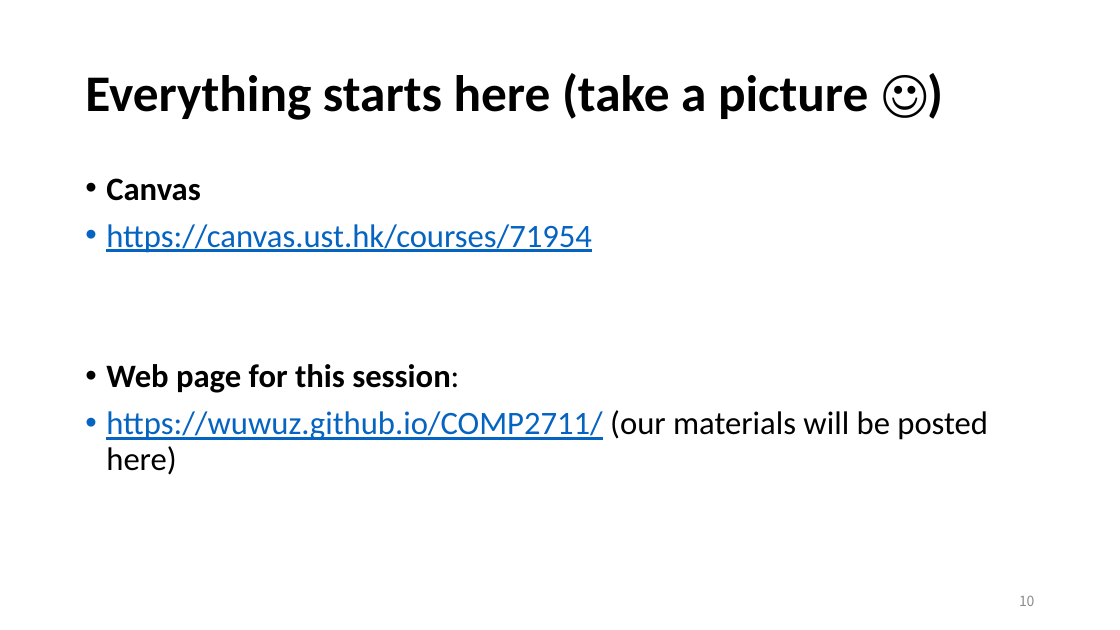
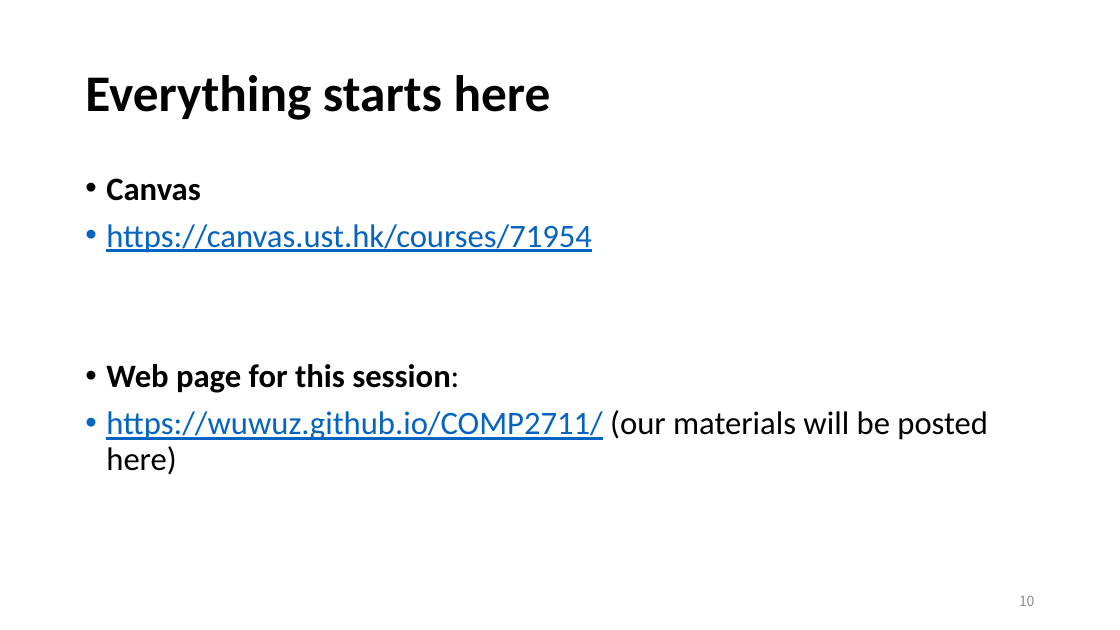
Before and after one commit to wuwuz/wuwuz.github.io, a slide deck: slide 10 of COMP2711/Materials/L00-Intro.pptx. Drawn at 1120x630 pixels with LibreOffice and Linux fonts; fonts in the diff are those of the drawing. Boxes give left, top, right and bottom in pixels: in the first picture for what was removed or moved away, otherwise in the second. Text is boxed around its words. In the diff, an @@ line names an element or a change of style, - is before the commit and + after.

```diff
--- a/COMP2711/Materials/L00-Intro.pptx
+++ b/COMP2711/Materials/L00-Intro.pptx
@@ title at [85, 75, 551, 120]: text changed @@
-Everything starts here (take a picture ☺)
+Everything starts here
```
Also in this commit, not shown: 4 other slides changed, 11 slides added, 1 slide removed.
